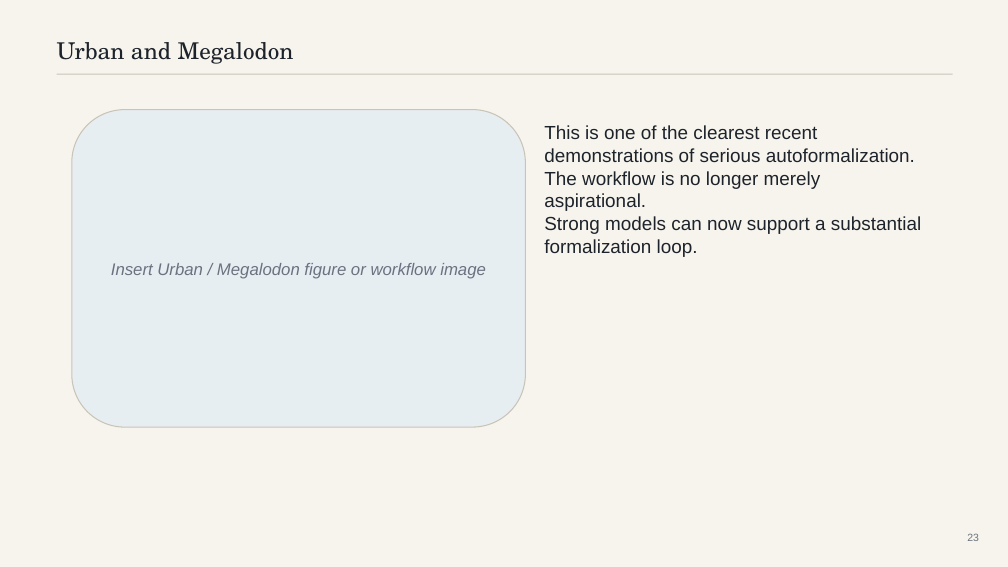
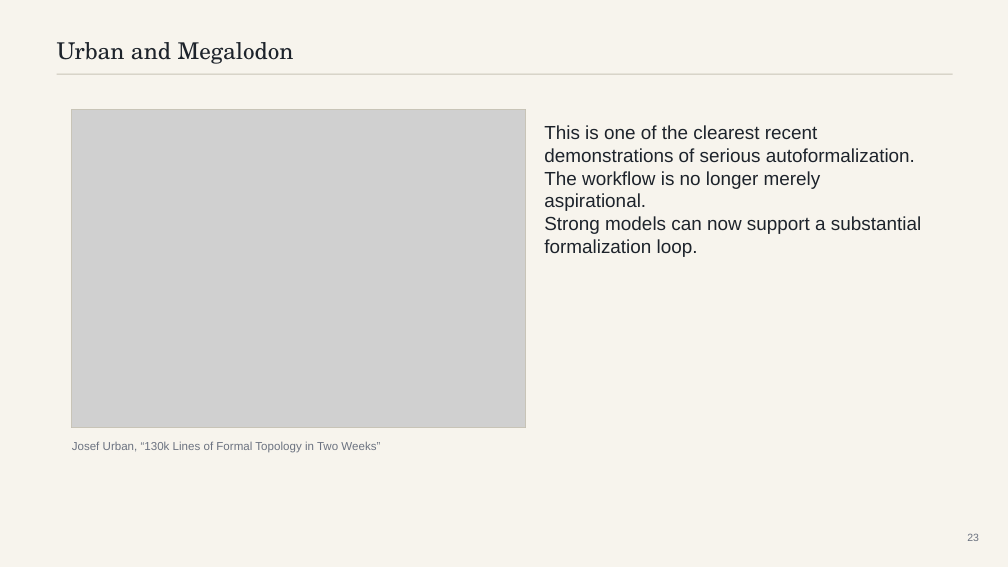
Before and after one commit to mattrobball/2026_03_09-colloquium, a slide deck: slide 23 of deck/should-you-trust-an-ai-mathematician.pptx. Drawn at 1008x567 pixels with LibreOffice and Linux fonts; fonts in the diff are those of the drawing; grey boxes stand for pictures. Boxes give left, top, right and bottom in pixels: in the first picture for what was removed or moved away, otherwise in the second. Text is boxed around its words. In the diff, an @@ line names an element or a change of style, - is before the commit and + after.

```diff
--- a/deck/should-you-trust-an-ai-mathematician.pptx
+++ b/deck/should-you-trust-an-ai-mathematician.pptx
@@ rectangle: place and size @@
-rectangle at box(111, 263, 486, 279)
+rectangle at box(72, 110, 526, 427)
@@ rectangle at box(72, 110, 526, 427): outline none to #C8C4B7 1 pt @@
@@ rounded rectangle removed at box(72, 110, 526, 427) @@
@@ picture added at box(72, 110, 526, 427) @@
@@ text in rectangle at box(111, 263, 486, 279): text removed @@
-Insert Urban / Megalodon figure or workflow image
@@ text added at box(72, 441, 380, 453), 11 pt, text #6B7280 @@
+Josef Urban, “130k Lines of Formal Topology in Two Weeks”
```
Also in this commit, not shown: 6 other slides changed, 1 slide added, 1 slide removed, 6 other files.
